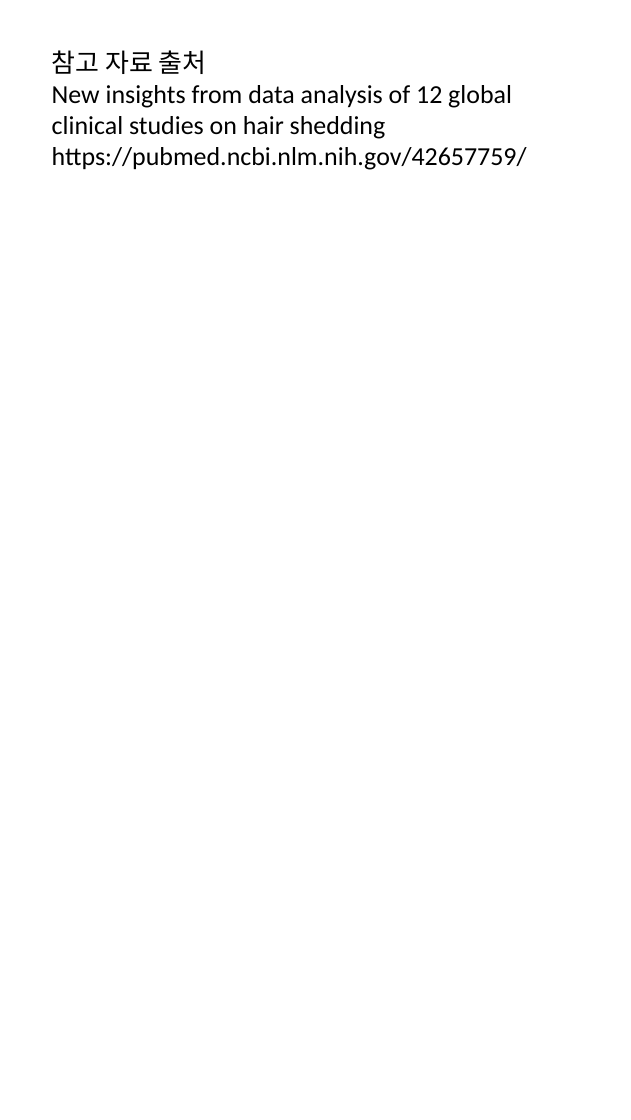
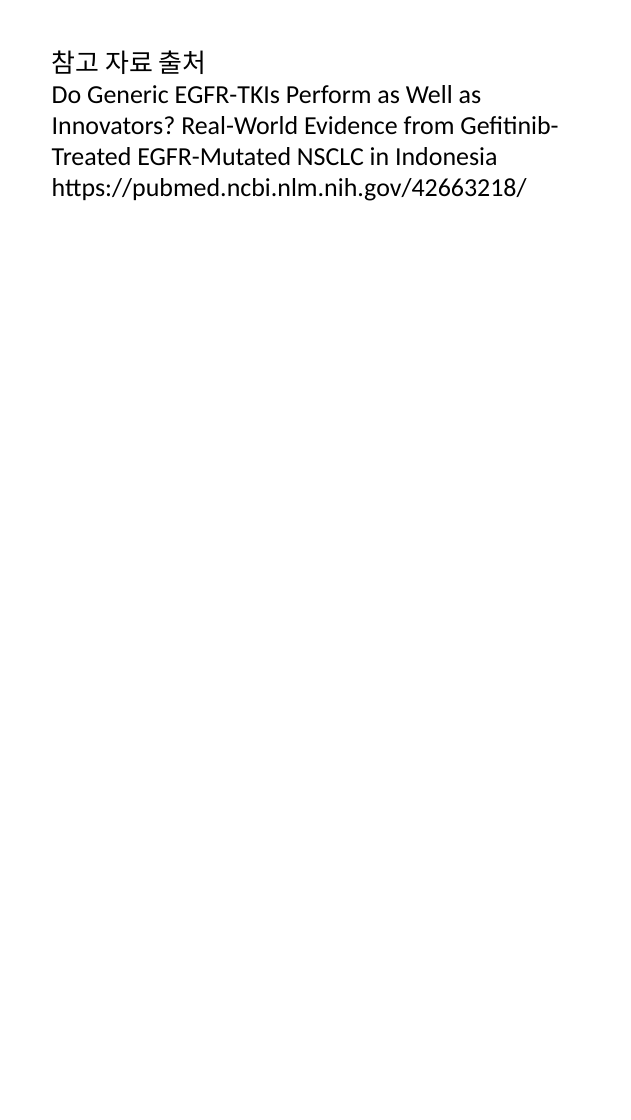
Before and after one commit to hyokang2010-BJ-ANTH/product-builder-test, a slide deck: slide 7 of data/2026-08-29/slides.pptx. Drawn at 631x1120 pixels with LibreOffice and Linux fonts; fonts in the diff are those of the drawing. Boxes give left, top, right and bottom in pixels: in the first picture for what was removed or moved away, otherwise in the second. Text is boxed around its words. In the diff, an @@ line names an element or a change of style, - is before the commit and + after.

```diff
--- a/data/2026-08-29/slides.pptx
+++ b/data/2026-08-29/slides.pptx
@@ text at [52, 85, 558, 201]: text changed @@
-New insights from data analysis of 12 global clinical studies on hair shedding
-https://pubmed.ncbi.nlm.nih.gov/42657759/
+Do Generic EGFR-TKIs Perform as Well as Innovators? Real-World Evidence from Gefitinib-Treated EGFR-Mutated NSCLC in Indonesia
+https://pubmed.ncbi.nlm.nih.gov/42663218/
```
Also in this commit, not shown: 15 other files.
